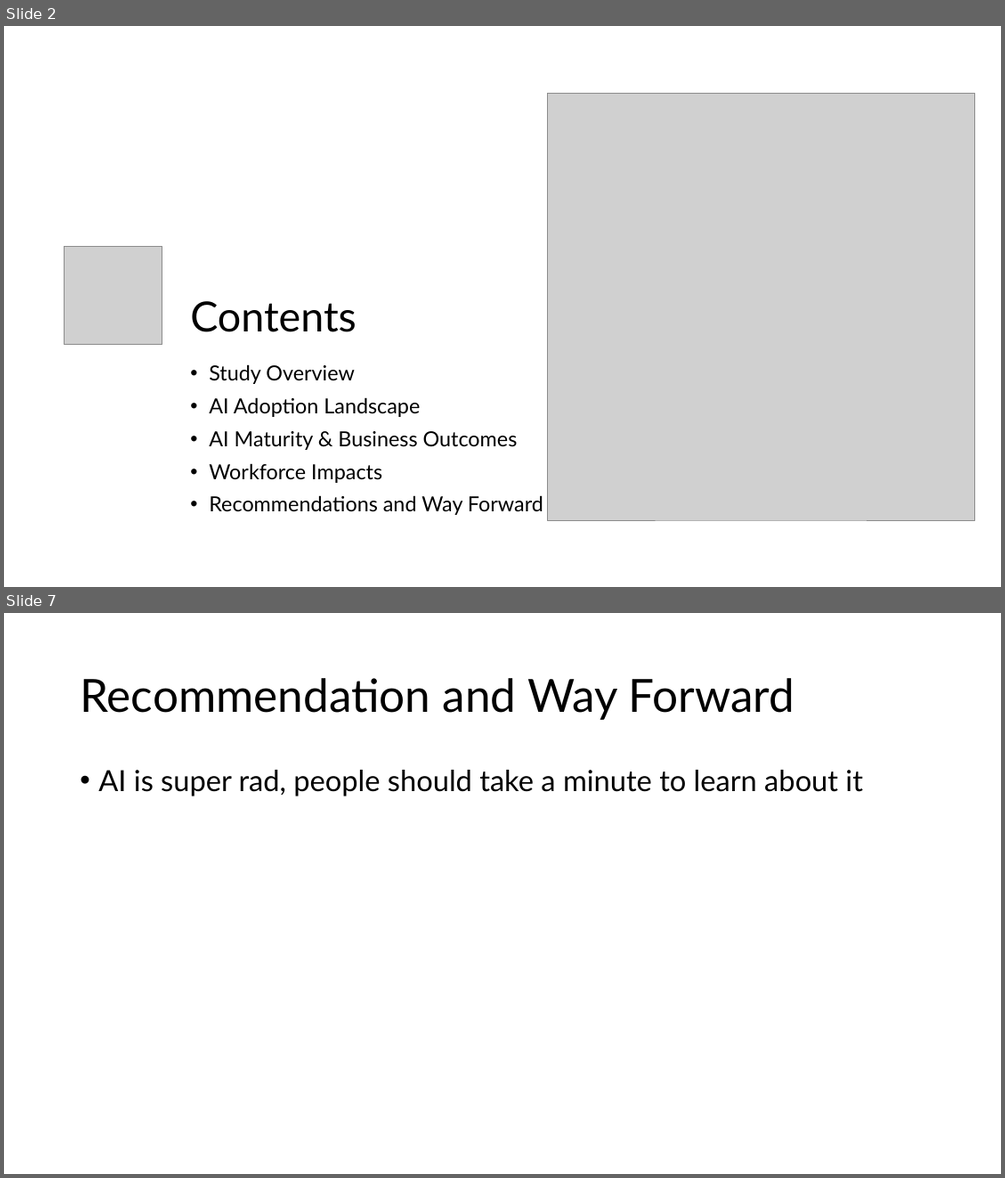
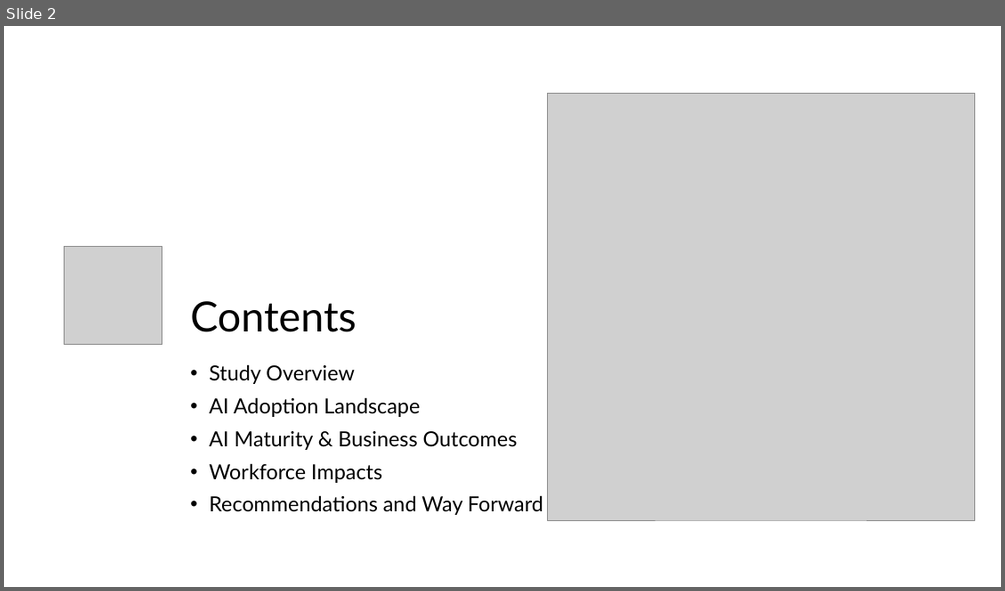
Before and after one commit to S-Shockley/MidtermAIAdoption, a slide deck: Presentation/Global AI Adoption & Workforce Impact Dataset.pptx. Shown one above the other, each under a label of ours: slides 2 and 7 before the commit, slide 2 after it; the slides between them are not shown. The pictures are 1005x1178 and 1005x591 pixels, drawn with LibreOffice and Linux fonts; fonts in the diff are those of the drawing; grey boxes stand for pictures. Boxes give left, top, right and bottom in pixels: in the first picture for what was removed or moved away, otherwise in the second. Text is boxed around its words. In the diff, an @@ line names an element or a change of style, - is before the commit and + after.

```diff
--- a/Presentation/Global AI Adoption & Workforce Impact Dataset.pptx
+++ b/Presentation/Global AI Adoption & Workforce Impact Dataset.pptx
@@ slide 7 removed at (4,613,1001,1174), background #FFFFFF @@
@@ title removed at (80,678,795,720) @@
-Recommendation and Way Forward
@@ text removed at (98,770,863,796) @@
-• AI is super rad, people should take a minute to learn about it
```
Also in this commit, not shown: 3 slides changed, 3 slides added, 2 other slides removed.
